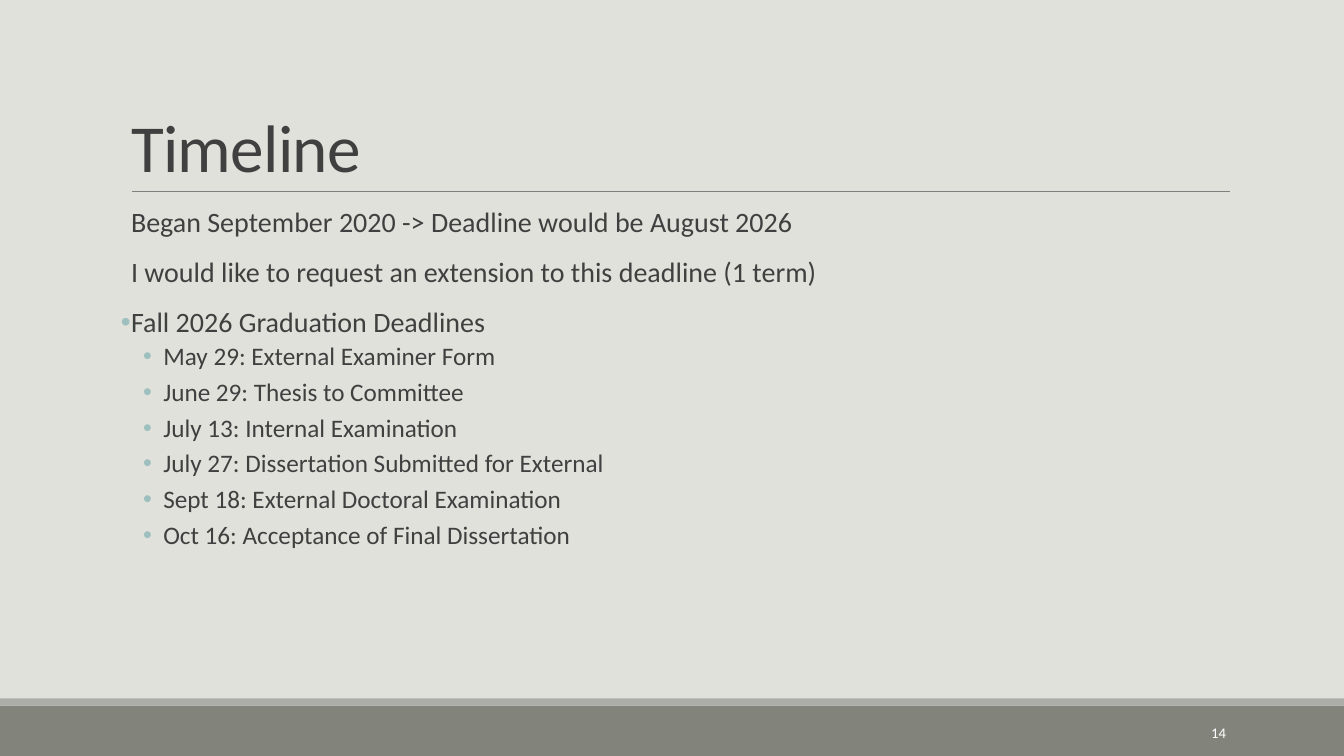
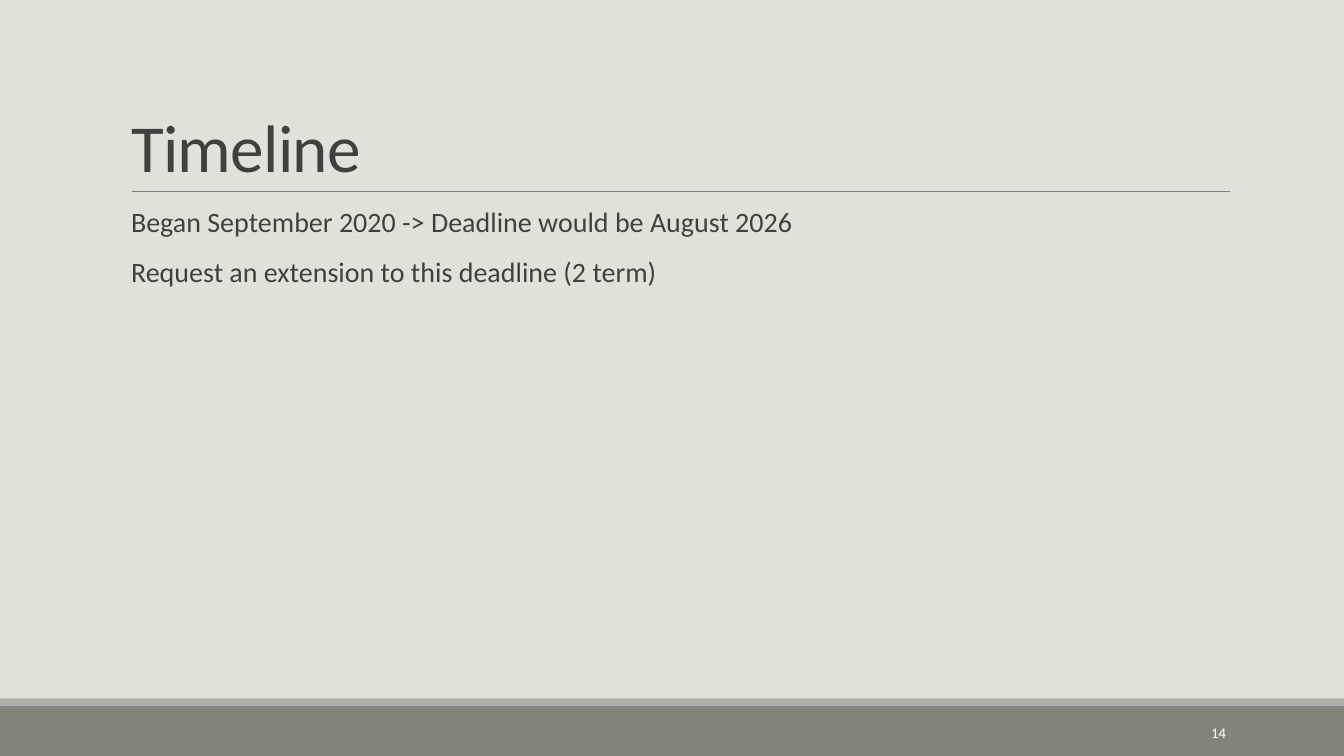
Before and after one commit to CNorthwayMedPhys/Full-Body-Flow-Model-Project, a slide deck: slide 14 of Working Documents/03.26_Committee Meeting.pptx. Drawn at 1344x756 pixels with LibreOffice and Linux fonts; fonts in the diff are those of the drawing. Boxes give left, top, right and bottom in pixels: in the first picture for what was removed or moved away, otherwise in the second. Text is boxed around its words. In the diff, an @@ line names an element or a change of style, - is before the commit and + after.

```diff
--- a/Working Documents/03.26_Committee Meeting.pptx
+++ b/Working Documents/03.26_Committee Meeting.pptx
@@ text at (x1=131, y1=262, x2=657, y2=287): text changed; size 18 to 20 pt @@
-  I would like to request an extension to this deadline (1 term)
-• Fall 2026 Graduation Deadlines
-  • May 29: External Examiner Form
-  • June 29: Thesis to Committee
-  • July 13: Internal Examination
-  • July 27: Dissertation Submitted for External
-  • Sept 18: External Doctoral Examination
-  • Oct 16: Acceptance of Final Dissertation
+  Request an extension to this deadline (2 term)
```
Also in this commit, not shown: 3 other slides changed, 1 other file.
